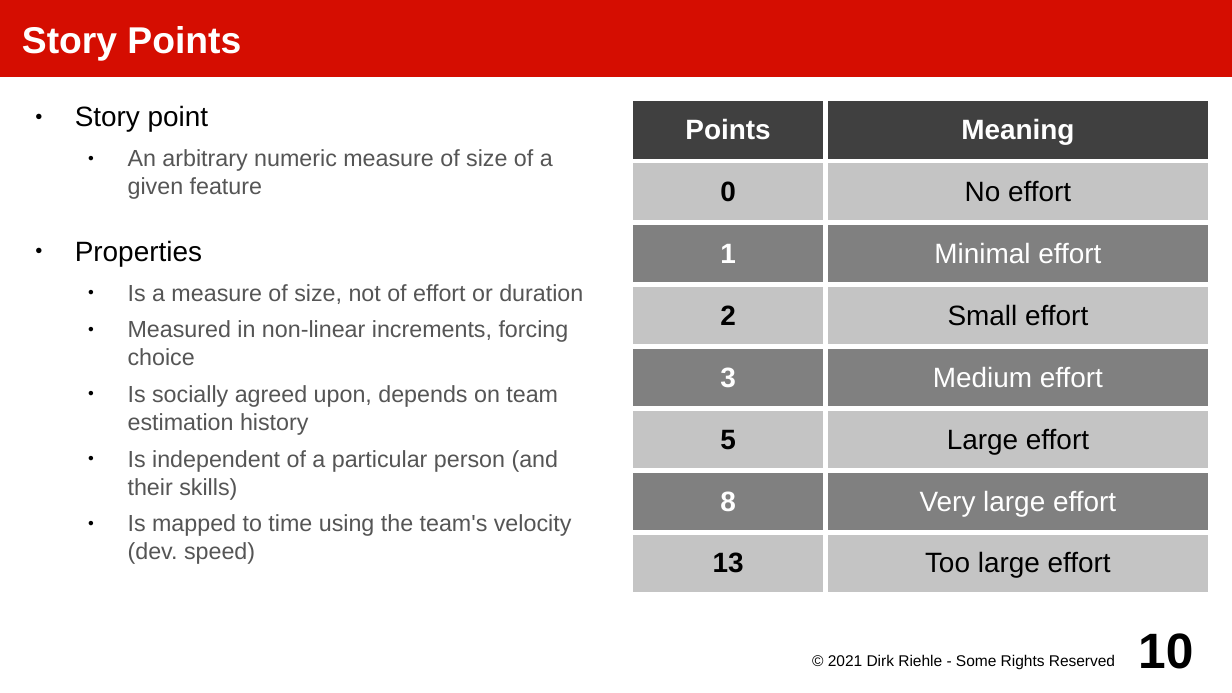
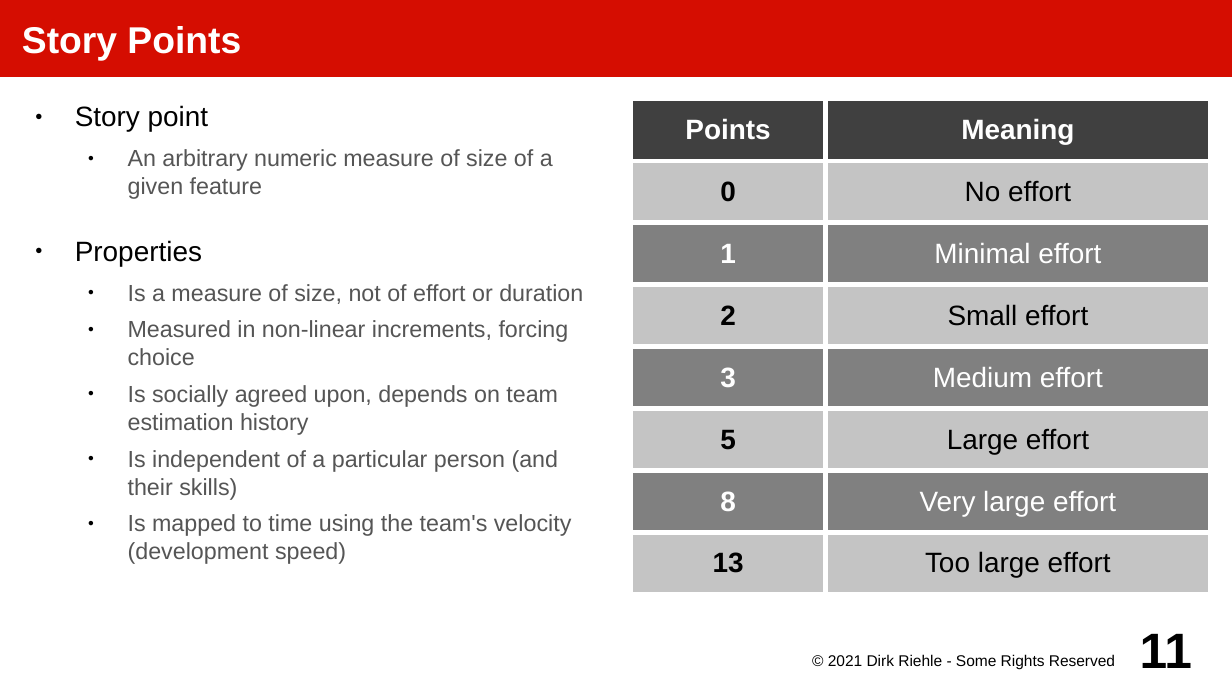
Before and after one commit to dirkriehle/amos-course, a slide deck: slide 11 of Lecture slides/AMOS B03 - The Team Meeting.odp (slide 10 before the commit). Drawn at 1232x693 pixels with LibreOffice and Linux fonts; fonts in the diff are those of the drawing. Boxes give left, top, right and bottom in pixels: in the first picture for what was removed or moved away, otherwise in the second. Text is boxed around its words. In the diff, an @@ line names an element or a change of style, - is before the commit and + after.

```diff
--- a/Lecture slides/AMOS B03 - The Team Meeting.odp
+++ b/Lecture slides/AMOS B03 - The Team Meeting.odp
@@ text at bbox=[128, 514, 572, 564]: text changed @@
-  ● Is mapped to time using the team's velocity (dev. speed)
+  ● Is mapped to time using the team's velocity (development speed)
@@ page number at bbox=[1140, 633, 1193, 668]: text changed @@
-10
+11
```
Also in this commit, not shown: 2 other slides changed, 1 slide added, 3 other files.
